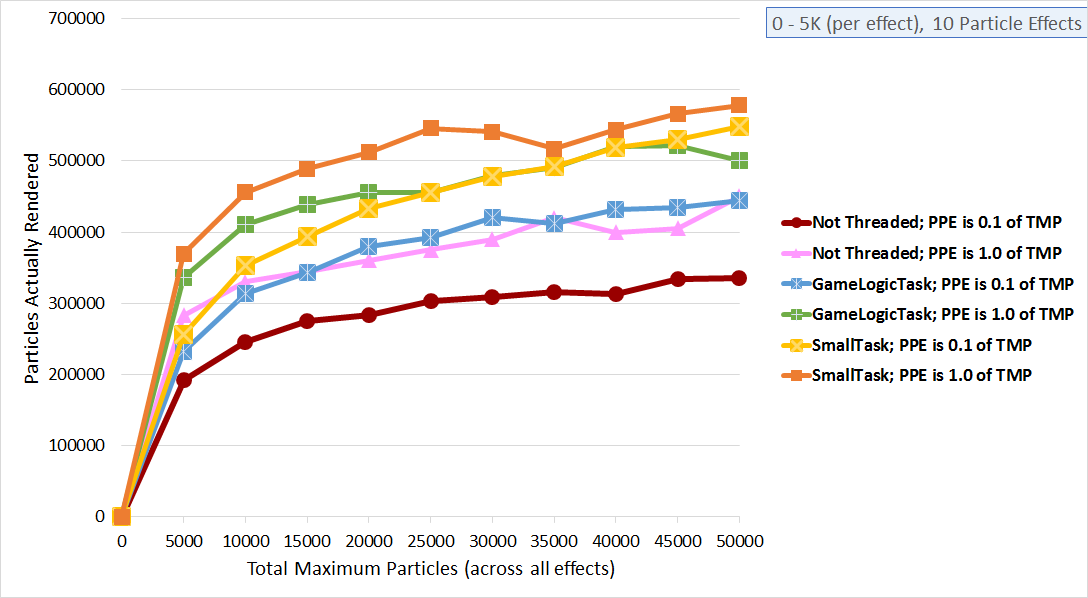
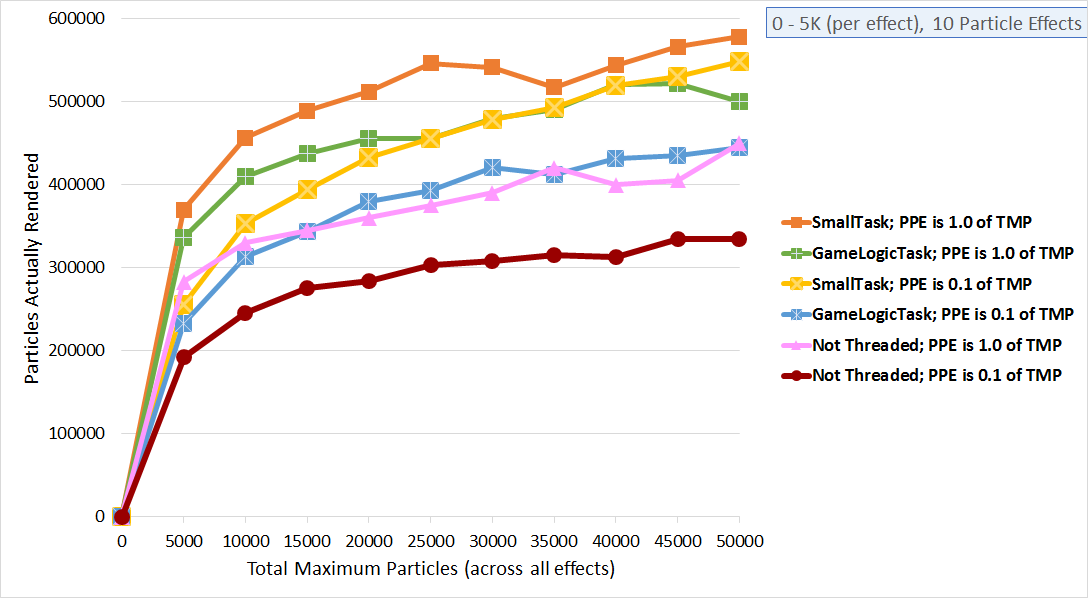
Layers edited between the first and the second 1088px x 598px image:
added layer "Layer 4" above "Layer 3" over [left=48, top=12, right=1074, bottom=526]
